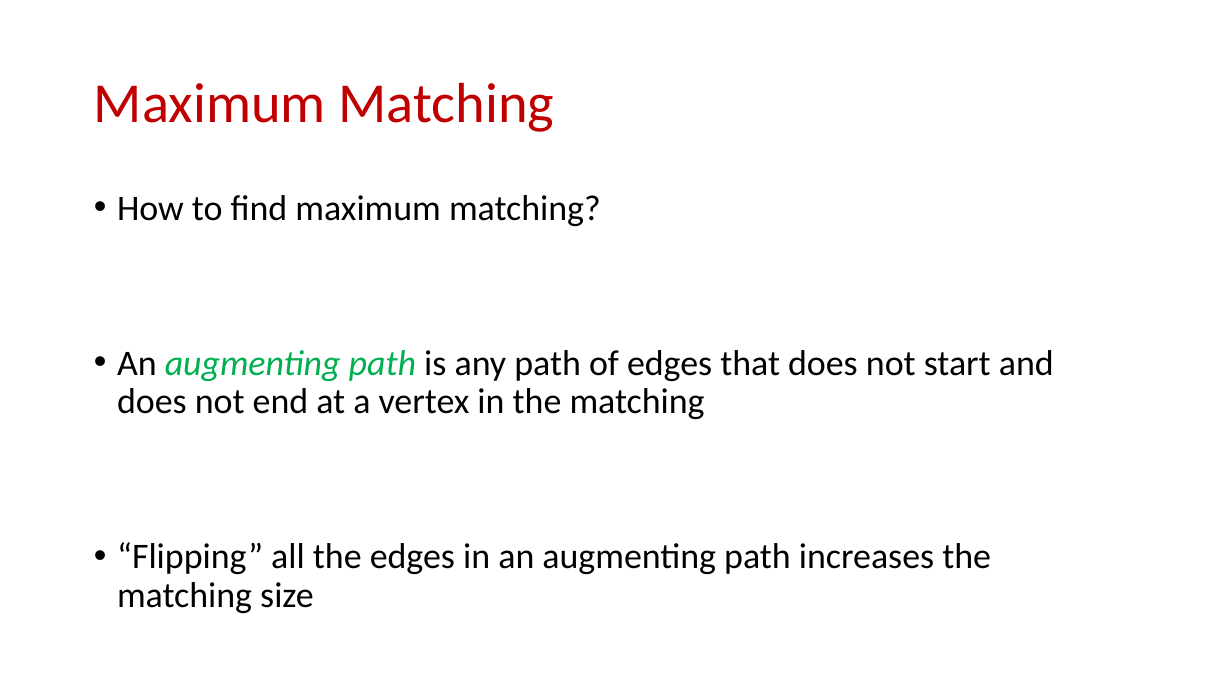
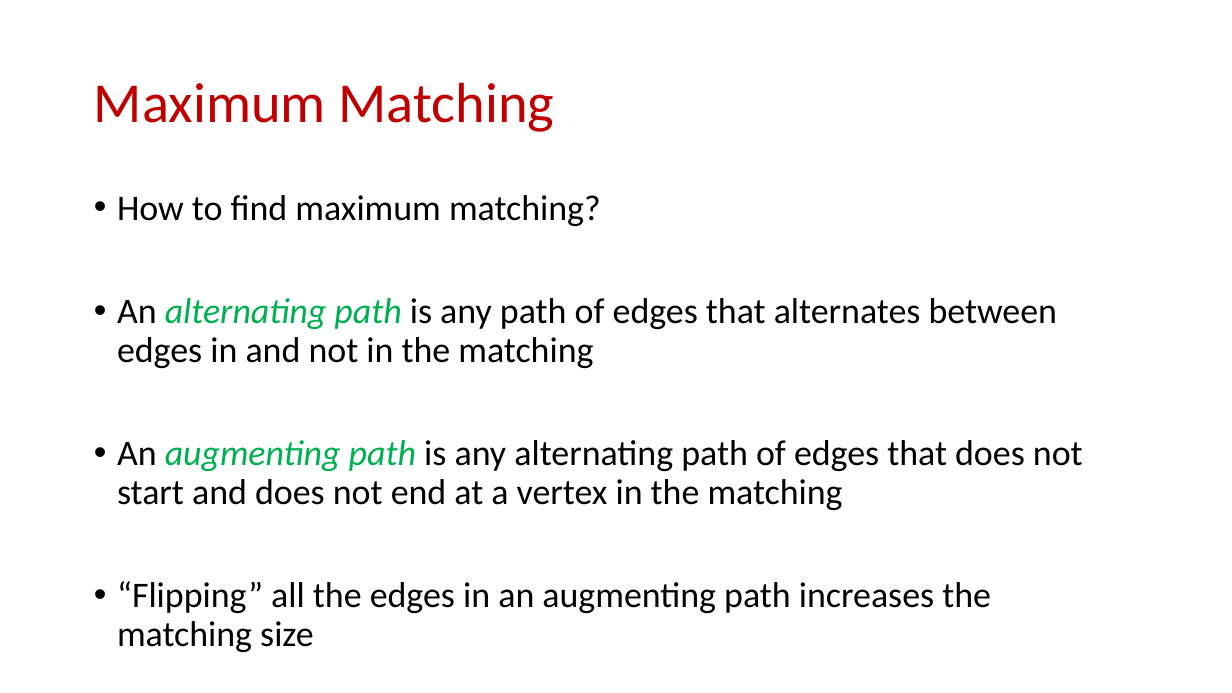
Before and after one commit to samsonzhou/samsonzhou.github.io, a slide deck: slide 24 of CSCE689-23/L19.pptx (slide 23 before the commit). Drawn at 1232x693 pixels with LibreOffice and Linux fonts; fonts in the diff are those of the drawing. Boxes give left, top, right and bottom in pixels: in the first picture for what was removed or moved away, otherwise in the second. Text is boxed around its words. In the diff, an @@ line names an element or a change of style, - is before the commit and + after.

```diff
--- a/CSCE689-23/L19.pptx
+++ b/CSCE689-23/L19.pptx
@@ text at (117,298,1083,510): text changed @@
-• An augmenting path is any path of edges that does not start and does not end at a vertex in the matching
+• An alternating path is any path of edges that alternates between edges in and not in the matching
+• An augmenting path is any alternating path of edges that does not start and does not end at a vertex in the matching
```
Also in this commit, not shown: 1 other slide changed, 1 slide added, 37 slides removed, 4 other files.
